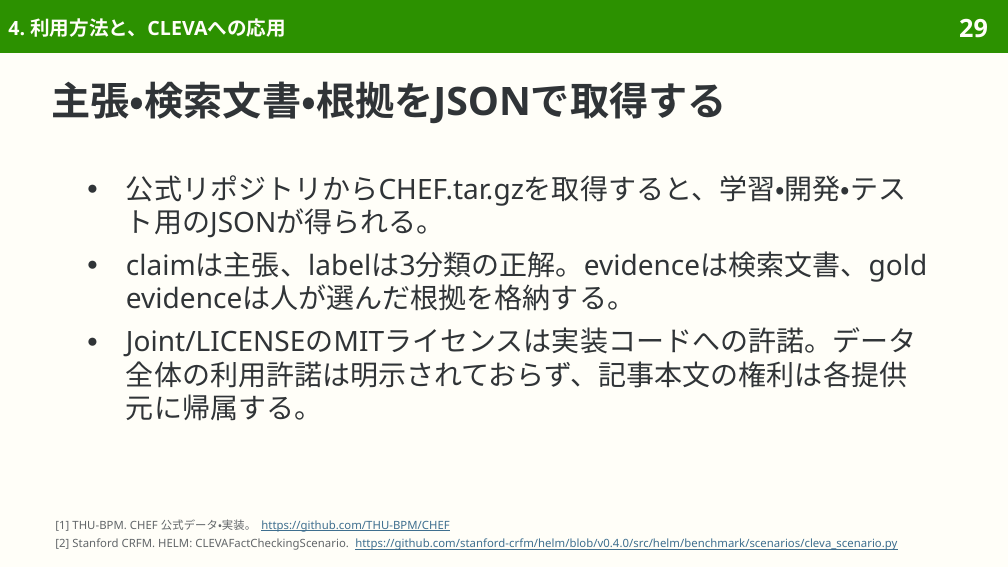
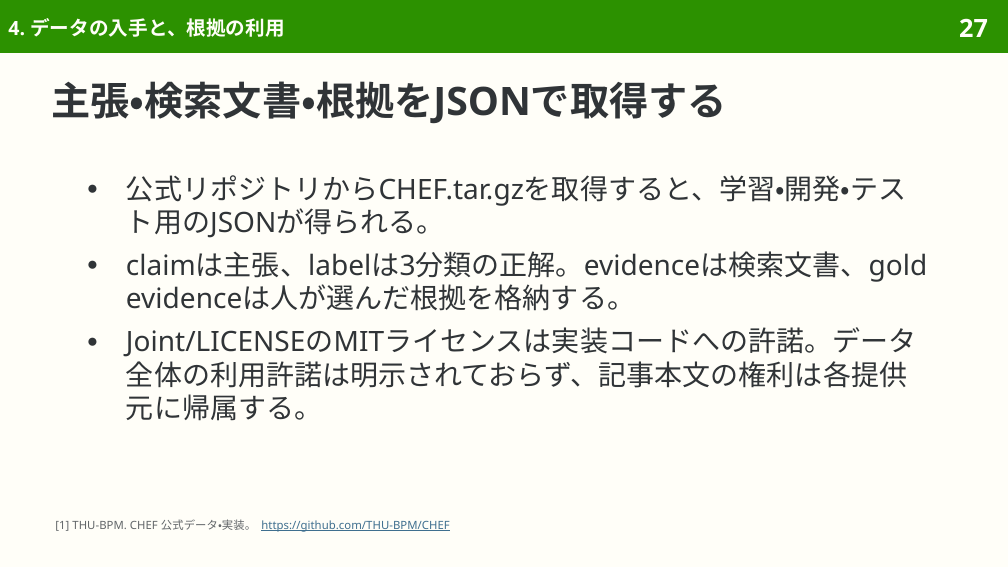
Before and after one commit to sasakiy84/datasets-in-10-minutes, a slide deck: slide 27 of slides/datasets-in-10-minutes-chef.pptx (slide 29 before the commit). Drawn at 1008x567 pixels with LibreOffice and Linux fonts; fonts in the diff are those of the drawing. Boxes give left, top, right and bottom in pixels: in the first picture for what was removed or moved away, otherwise in the second. Text is boxed around its words. In the diff, an @@ line names an element or a change of style, - is before the commit and + after.

Commit message:
Center CHEF on evidence-based checking and clarify currency units

```diff
--- a/slides/datasets-in-10-minutes-chef.pptx
+++ b/slides/datasets-in-10-minutes-chef.pptx
@@ title at bbox=[8, 18, 284, 37]: text changed @@
-4. 利用方法と、CLEVAへの応用
+4. データの入手と、根拠の利用
@@ page number at bbox=[959, 18, 988, 37]: text changed @@
-29
+27
@@ text at bbox=[55, 538, 897, 550]: paragraph removed @@
-[2] Stanford CRFM. HELM: CLEVAFactCheckingScenario. https://github.com/stanford-crfm/helm/blob/v0.4.0/src/helm/benchmark/scenarios/cleva_scenario.py
```
Also in this commit, not shown: 6 other slides changed, 3 slides removed, 53 other files.
